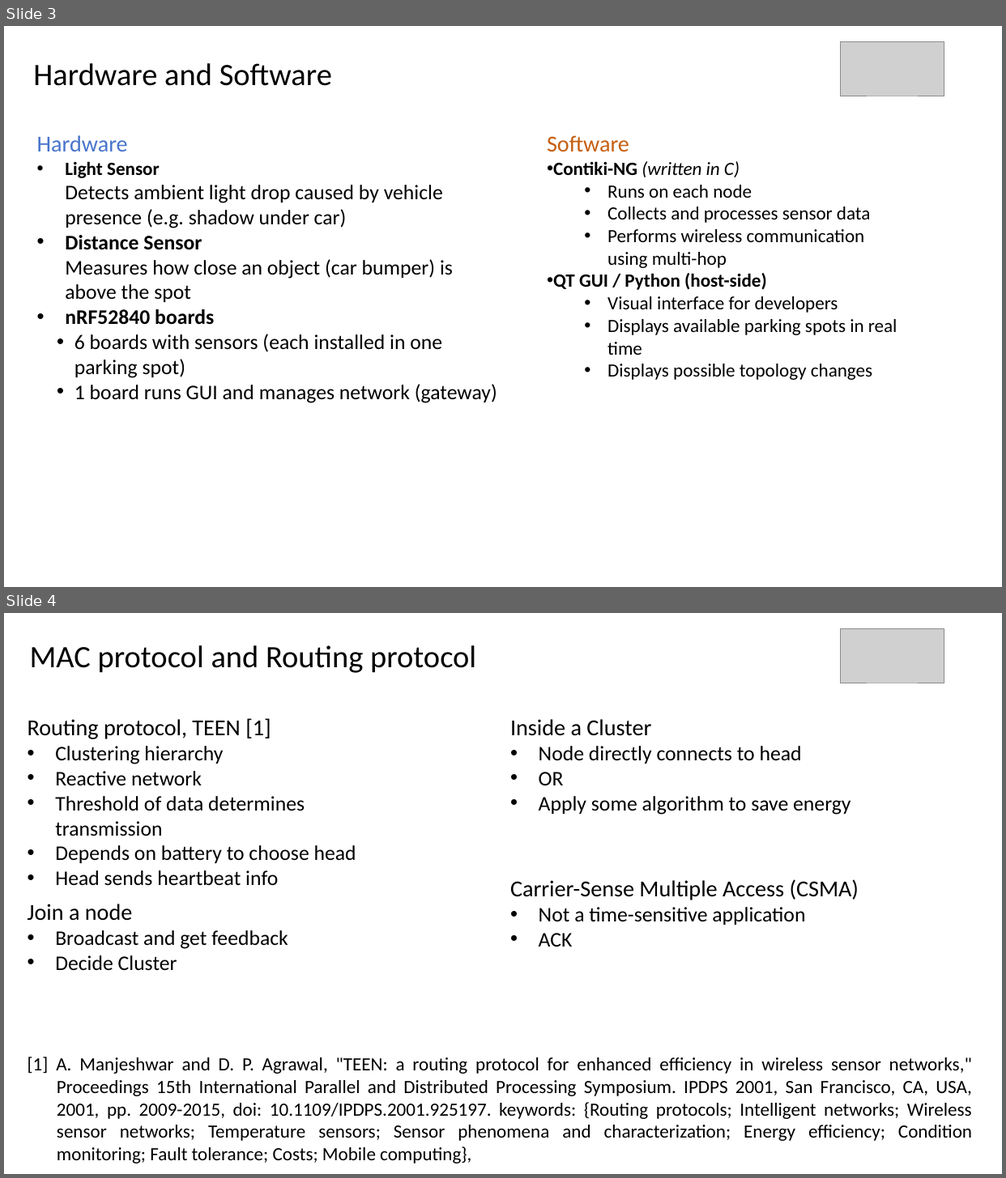
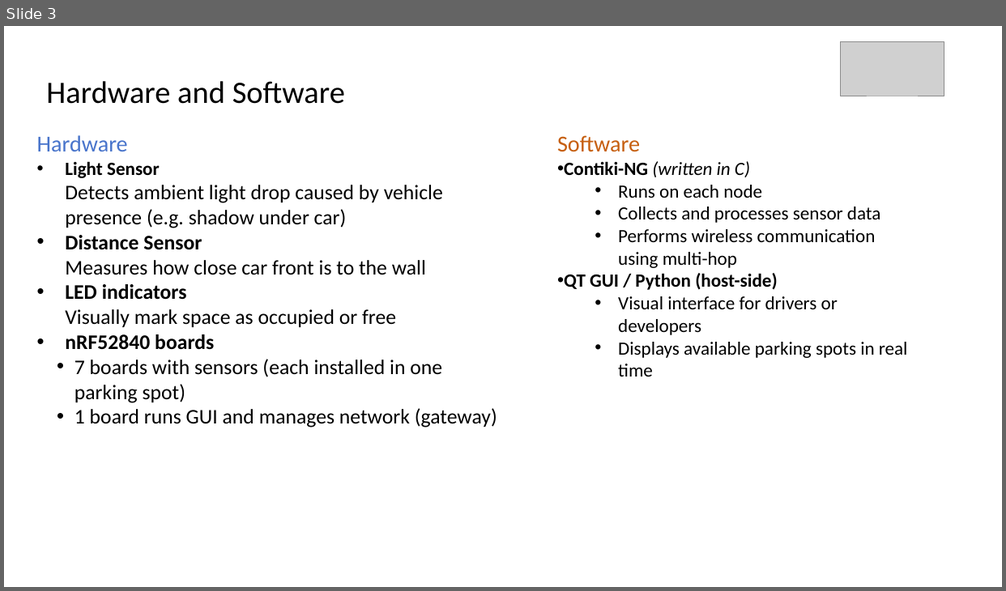
Before and after one commit to Codaxx/WSN_Lab_2025, a slide deck: wsnlab-ss25-final-group2.pptx. Shown one above the other, each under a label of ours: slides 3 and 4 before the commit, slide 3 after it. The pictures are 1006x1178 and 1006x591 pixels, drawn with LibreOffice and Linux fonts; fonts in the diff are those of the drawing; grey boxes stand for pictures. Boxes give left, top, right and bottom in pixels: in the first picture for what was removed or moved away, otherwise in the second. Text is boxed around its words. In the diff, an @@ line names an element or a change of style, - is before the commit and + after.

```diff
--- a/wsnlab-ss25-final-group2.pptx
+++ b/wsnlab-ss25-final-group2.pptx
@@ slide 4 removed at (x1=4, y1=613, x2=1002, y2=1174), background #FFFFFF @@
@@ picture removed at (x1=840, y1=628, x2=944, y2=683) @@
@@ text removed at (x1=30, y1=645, x2=476, y2=673) @@
-MAC protocol and Routing protocol
@@ text removed at (x1=27, y1=718, x2=356, y2=886) @@
-Routing protocol, TEEN [1]
-• Clustering hierarchy
-• Reactive network
-• Threshold of data determines transmission
-• Depends on battery to choose head
-• Head sends heartbeat info
@@ text removed at (x1=510, y1=719, x2=850, y2=815) @@
-Inside a Cluster
-• Node directly connects to head
-• OR
-• Apply some algorithm to save energy
@@ text removed at (x1=510, y1=879, x2=859, y2=947) @@
-Carrier-Sense Multiple Access (CSMA)
-• Not a time-sensitive application
-• ACK
@@ text removed at (x1=27, y1=904, x2=288, y2=971) @@
-Join a node
-• Broadcast and get feedback
-• Decide Cluster
@@ text removed at (x1=27, y1=1057, x2=972, y2=1164) @@
-[1] A. Manjeshwar and D. P. Agrawal, "TEEN: a routing protocol for enhanced efficiency in wireless sensor networks," Proceedings 15th International Parallel and Distributed Processing Symposium. IPDPS 2001, San Francisco, CA, USA, 2001, pp. 2009-2015, doi: 10.1109/IPDPS.2001.925197. keywords: {Routing protocols; Intelligent networks; Wireless sensor networks; Temperature sensors; Sensor phenomena and characterization; Energy efficiency; Condition monitoring; Fault tolerance; Costs; Mobile computing},
@@ slide 3 changed as well @@
@@ text "Hardware and Software" moved from (x1=33, y1=63, x2=332, y2=86) to (x1=46, y1=81, x2=345, y2=104) @@
@@ text "Software" moved from (x1=547, y1=135, x2=897, y2=380) to (x1=557, y1=135, x2=908, y2=377) @@
@@ text at (x1=65, y1=235, x2=426, y2=327): text changed @@
-• Distance Sensor
-  Measures how close an object (car bumper) is above the spot
+• Distance Sensor
+  Measures how close car front is to the wall
+• LED indicators
+  Visually mark space as occupied or free
@@ text at (x1=618, y1=297, x2=837, y2=335): text changed @@
-  • Visual interface for developers
+  • Visual interface for drivers or developers
@@ text at (x1=74, y1=359, x2=442, y2=403): text changed @@
-  • 6 boards with sensors (each installed in one parking spot)
+  • 7 boards with sensors (each installed in one parking spot)
@@ text at (x1=607, y1=364, x2=872, y2=380): paragraph removed @@
-  • Displays possible topology changes
```
Also in this commit, not shown: 2 other slides changed, 4 slides added, 2 other slides removed, 1 other file.
